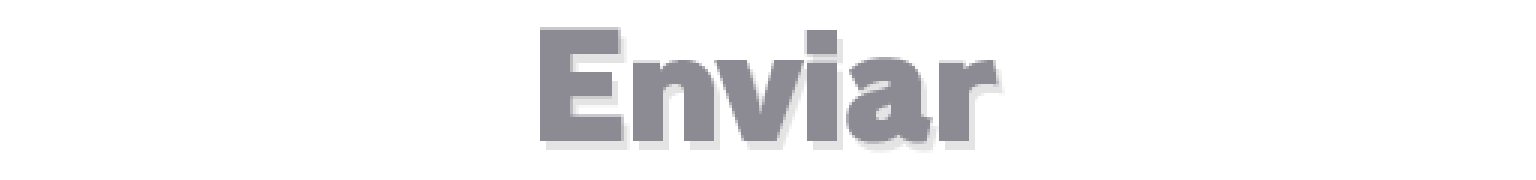
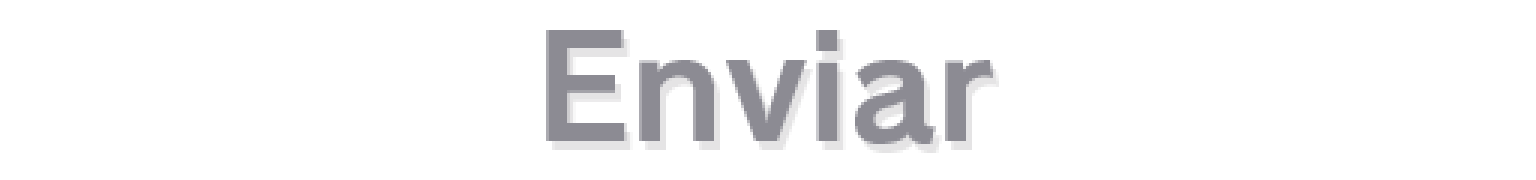
Layers edited between the first and the second (1536, 180) image:
added layer "Enviar V2" above "Upload V2" over [left=546, top=30, right=993, bottom=144]
hid group "Agrupar 1" (5 layers) over [left=540, top=27, right=1005, bottom=153]
